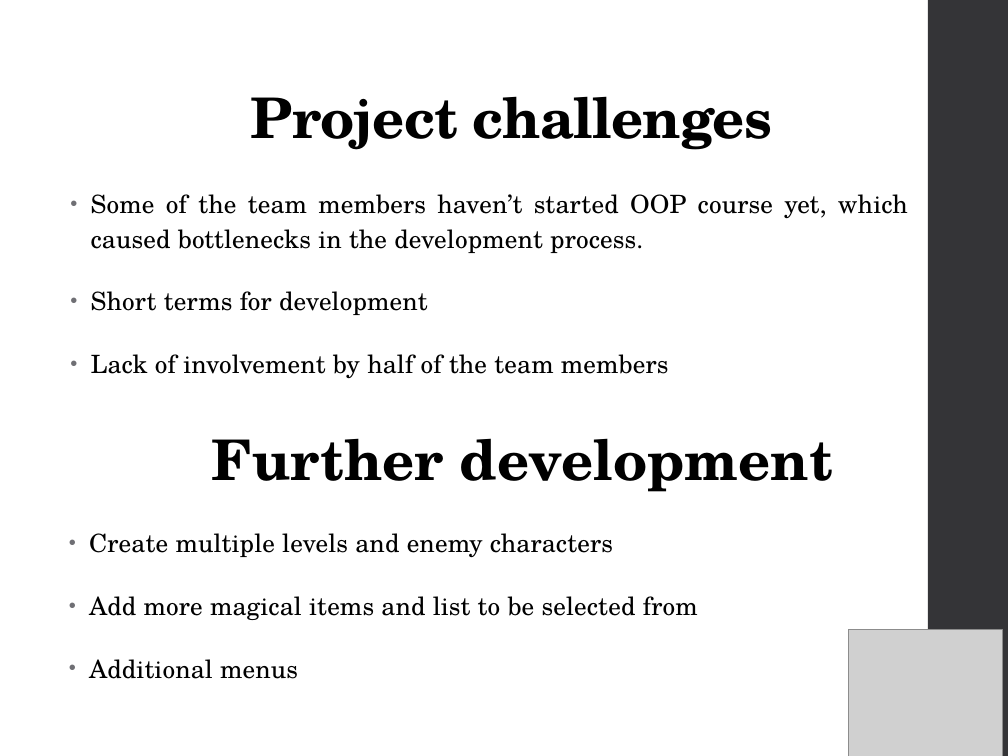
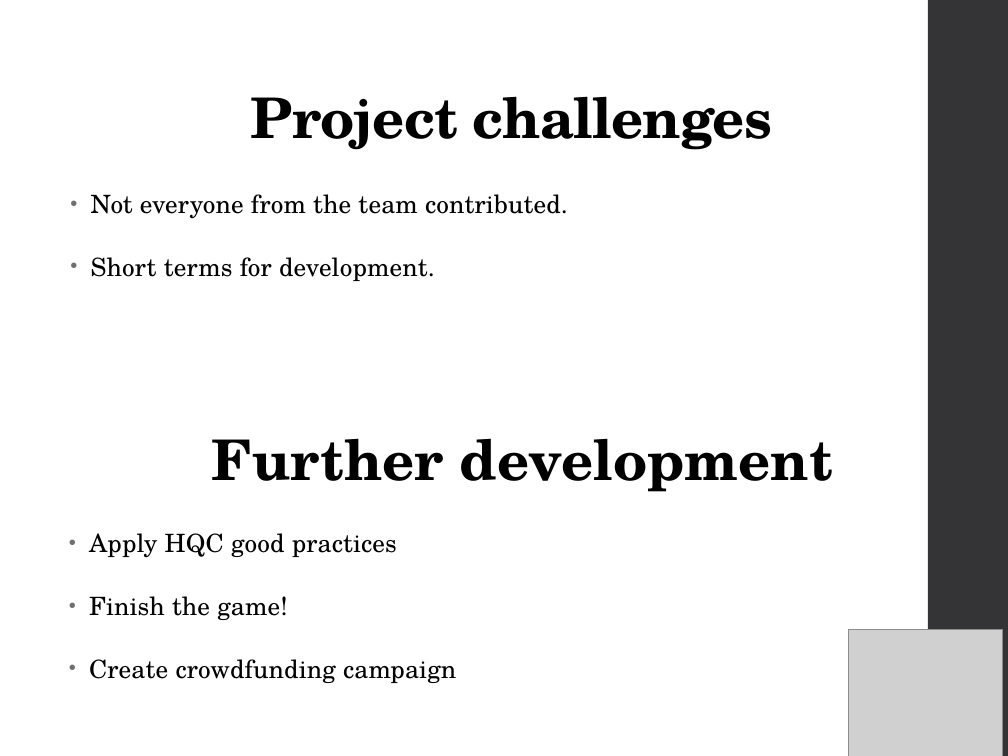
Before and after one commit to Team-Alchera/Baligo, a slide deck: slide 4 of Baligo v2.pptx. Drawn at 1008x756 pixels with LibreOffice and Linux fonts; fonts in the diff are those of the drawing; grey boxes stand for pictures. Boxes give left, top, right and bottom in pixels: in the first picture for what was removed or moved away, otherwise in the second. Text is boxed around its words. In the diff, an @@ line names an element or a change of style, - is before the commit and + after.

```diff
--- a/Baligo v2.pptx
+++ b/Baligo v2.pptx
@@ text at [91, 194, 568, 281]: text changed @@
-• Some of the team members haven’t started OOP course yet, which caused bottlenecks in the development process.
-• Short terms for development
-• Lack of involvement by half of the team members
+• Not everyone from the team contributed.
+• Short terms for development.
@@ text at [89, 533, 456, 683]: text changed @@
-  • Create multiple levels and enemy characters
-  • Add more magical items and list to be selected from
-  • Additional menus
+  • Apply HQC good practices
+  • Finish the game!
+  • Create crowdfunding campaign
```
Also in this commit, not shown: 2 other slides changed, 5 other files.
